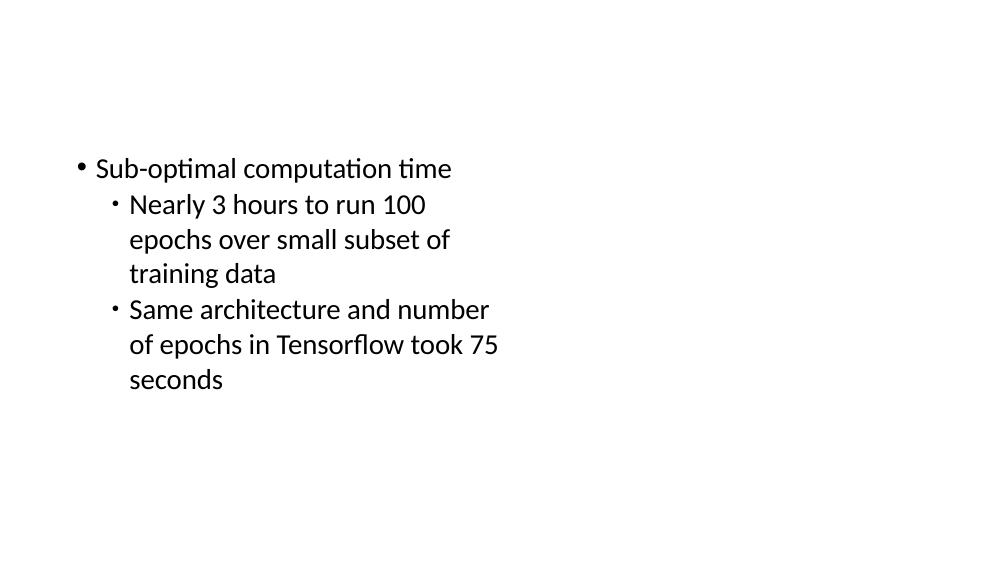
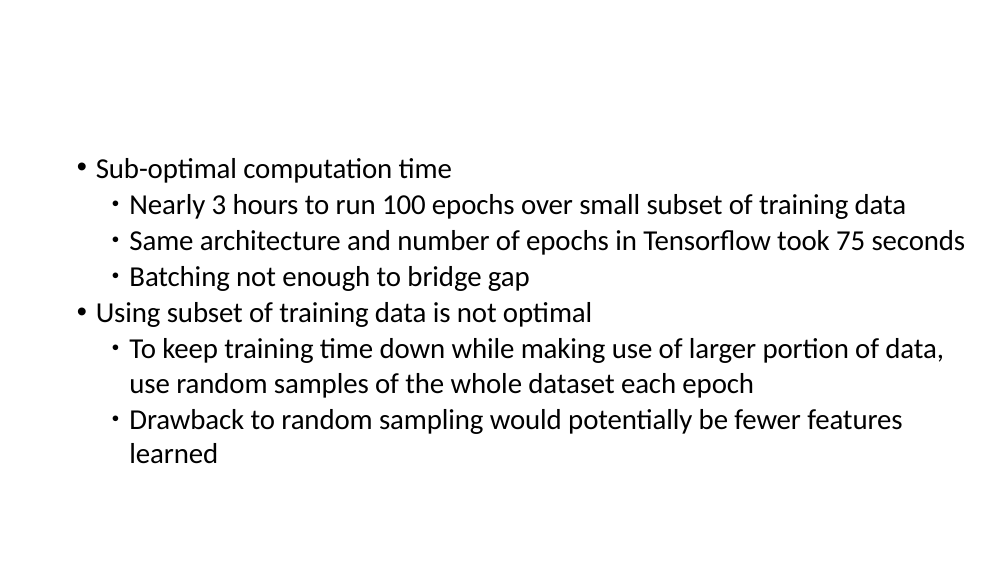
Before and after one commit to zpearson36/cs898, a slide deck: slide 15 of project/presentation.pptx (slide 10 before the commit). Drawn at 1008x567 pixels with LibreOffice and Linux fonts; fonts in the diff are those of the drawing; background and template pictures are left out. Boxes give left, top, right and bottom in pixels: in the first picture for what was removed or moved away, otherwise in the second. Text is boxed around its words. In the diff, an @@ line names an element or a change of style, - is before the commit and + after.

```diff
--- a/project/presentation.pptx
+++ b/project/presentation.pptx
@@ text at [96, 266, 944, 464]: paragraphs added @@
+    ● Batching not enough to bridge gap
+• Using subset of training data is not optimal
+    ● To keep training time down while making use of larger portion of data, use random samples of the whole dataset each epoch
+    ● Drawback to random sampling would potentially be fewer features learned
```
Also in this commit, not shown: 4 other slides changed, 8 slides added, 3 slides removed.
